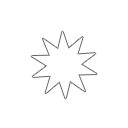
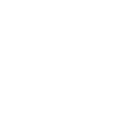
The second 128x128 image is a revision of the first. Changes to its layers:
showed group "Customs" (158 layers) over bbox(30, 30, 98, 100)
added group "Misc" with 71 layers in group "Customs" over bbox(30, 31, 98, 99)
hid "Favorites", moved it into group "Misc" over bbox(31, 31, 97, 99)
renamed "Fullscreen" to "RSSFeeds copy", showed it, painted on it over bbox(30, 31, 98, 99)
